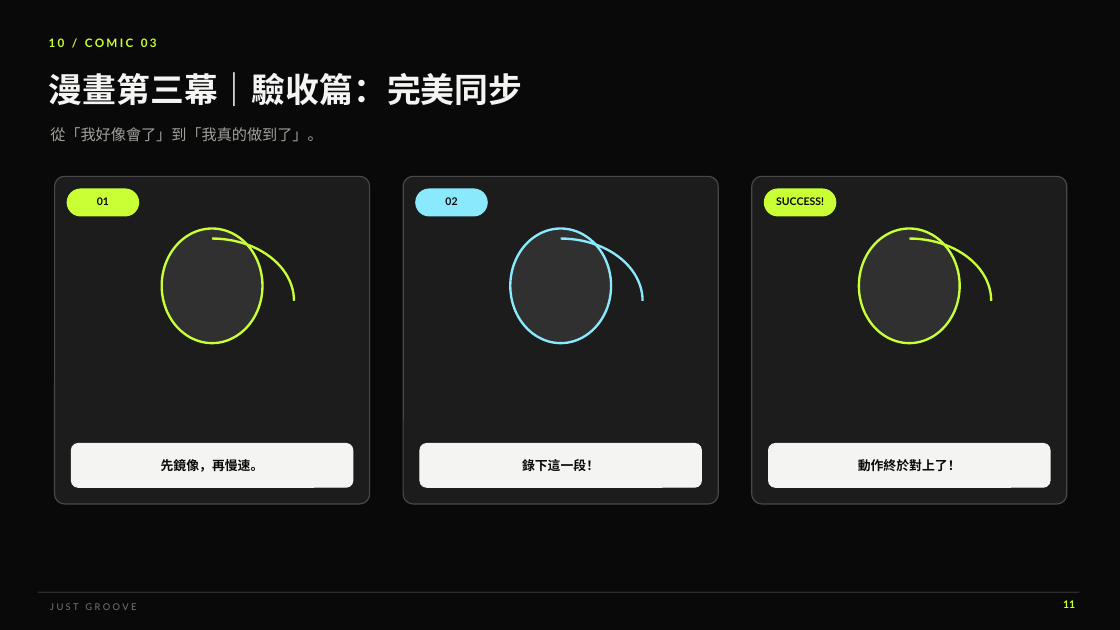
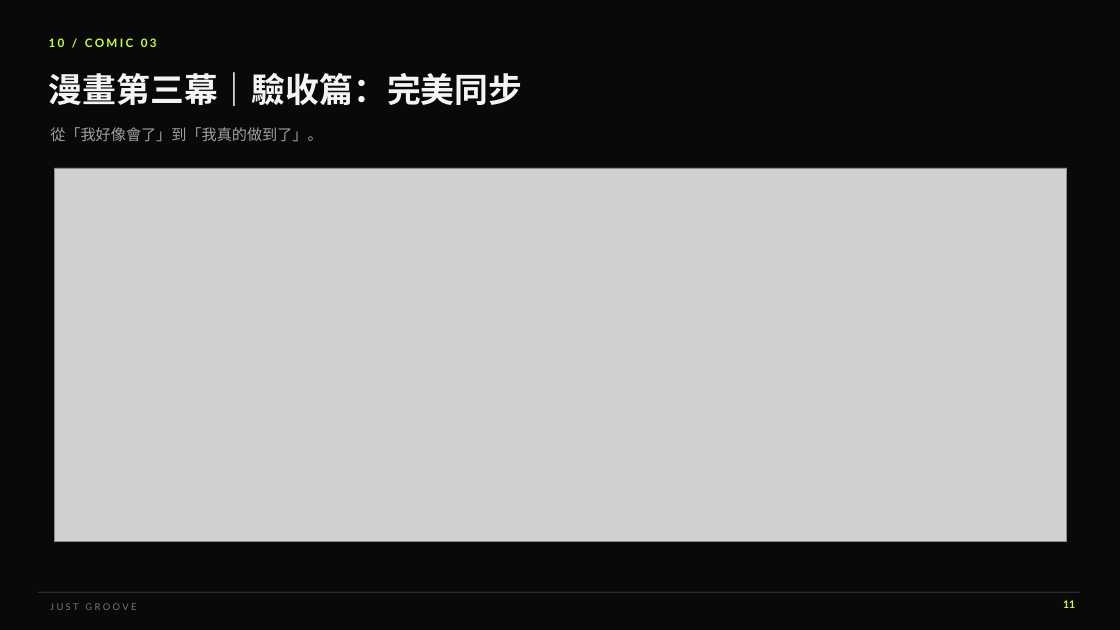
Before and after one commit to laipei0725-del/just_goove, a slide deck: slide 11 of JUST-GROOVE-專題簡報-賴沛儒.pptx. Drawn at 1120x630 pixels with LibreOffice and Linux fonts; fonts in the diff are those of the drawing; grey boxes stand for pictures. Boxes give left, top, right and bottom in pixels: in the first picture for what was removed or moved away, otherwise in the second. Text is boxed around its words. In the diff, an @@ line names an element or a change of style, - is before the commit and + after.

```diff
--- a/JUST-GROOVE-專題簡報-賴沛儒.pptx
+++ b/JUST-GROOVE-專題簡報-賴沛儒.pptx
@@ rounded rectangle removed at bbox=[55, 176, 370, 504] @@
@@ picture added at bbox=[55, 168, 1067, 542] @@
@@ rounded rectangle removed at bbox=[403, 176, 718, 504] @@
@@ rounded rectangle removed at bbox=[752, 176, 1067, 504] @@
@@ rounded rectangle removed at bbox=[67, 189, 139, 216] @@
@@ text removed at bbox=[97, 197, 109, 205] @@
-01
@@ rounded rectangle removed at bbox=[416, 189, 487, 216] @@
@@ text removed at bbox=[445, 197, 457, 205] @@
-02
@@ rounded rectangle removed at bbox=[765, 189, 836, 216] @@
@@ text removed at bbox=[776, 197, 824, 205] @@
-SUCCESS!
@@ arc (boxed as its full ellipse) removed at bbox=[130, 239, 294, 363] @@
@@ ellipse removed at bbox=[162, 229, 263, 343] @@
@@ arc (boxed as its full ellipse) removed at bbox=[479, 239, 643, 363] @@
@@ ellipse removed at bbox=[511, 229, 612, 343] @@
@@ arc (boxed as its full ellipse) removed at bbox=[828, 239, 991, 363] @@
@@ ellipse removed at bbox=[859, 229, 960, 343] @@
@@ rounded rectangle removed at bbox=[71, 444, 353, 487] @@
@@ rounded rectangle removed at bbox=[420, 444, 702, 487] @@
@@ rounded rectangle removed at bbox=[769, 444, 1050, 487] @@
@@ text removed at bbox=[161, 459, 264, 472] @@
-先鏡像，再慢速。
@@ text removed at bbox=[522, 459, 599, 471] @@
-錄下這一段！
@@ text removed at bbox=[858, 459, 961, 471] @@
-動作終於對上了！
```
Also in this commit, not shown: 2 other slides changed, 4 other files.
